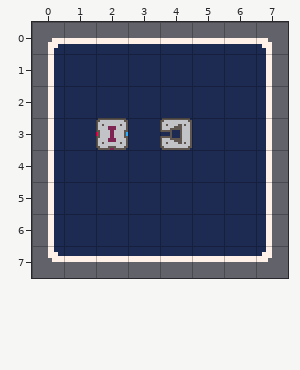
Tiled map, stored at level/map_tutorial_001/map_tutorial_001.tmx. The picture above is the old version.
Cells are 32x32 px. Shown: x 0..7, y 0..7.
After the commit:
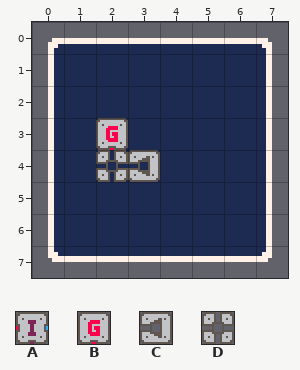
Key: from "element": A 1, B 2, C 6 turned 270, D 10.
_ is an empty cell.
Edits made:
Layer "Element":
y 3: x 2 A -> B; x 4 C -> _
y 4: x 2..3 __ -> DC
